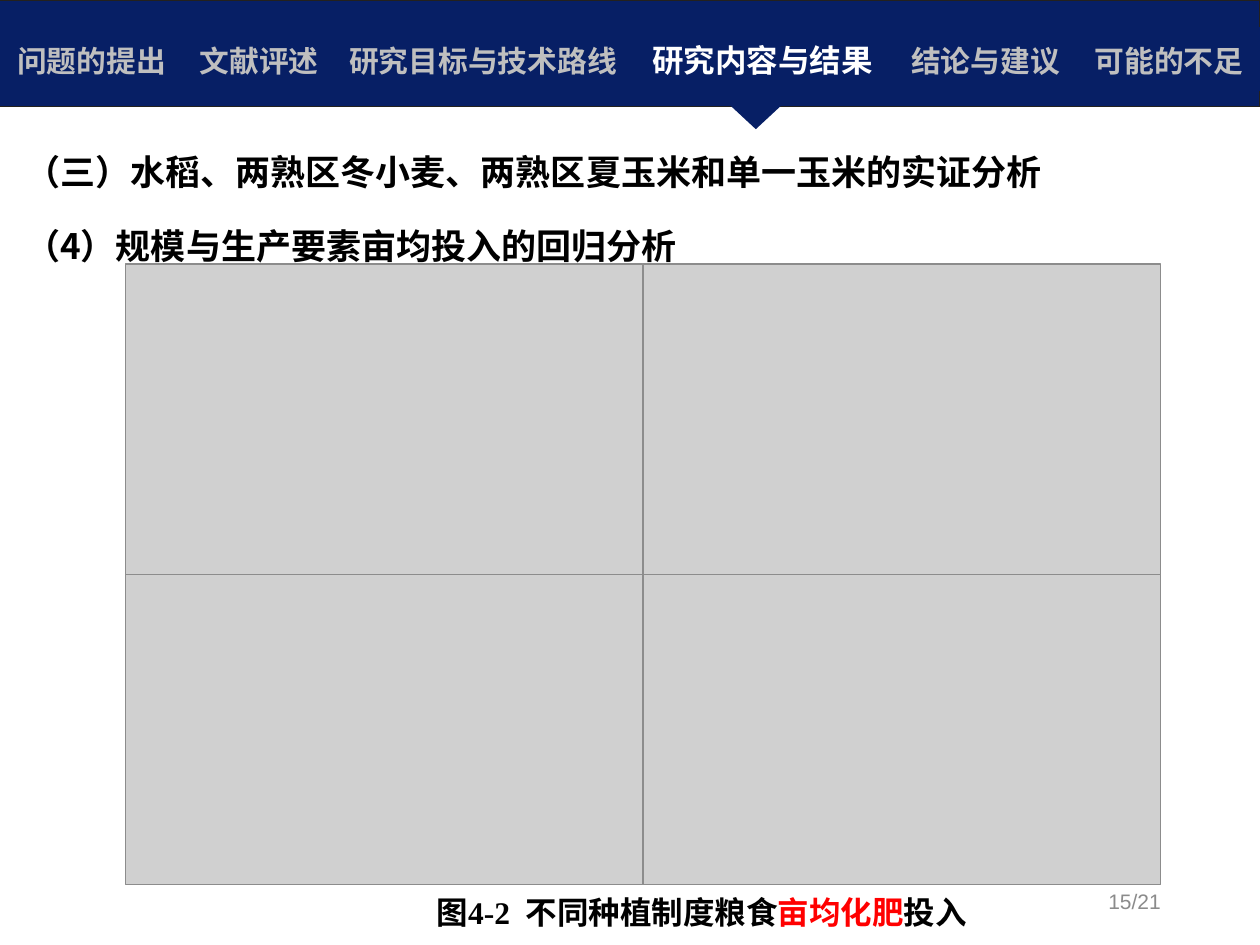
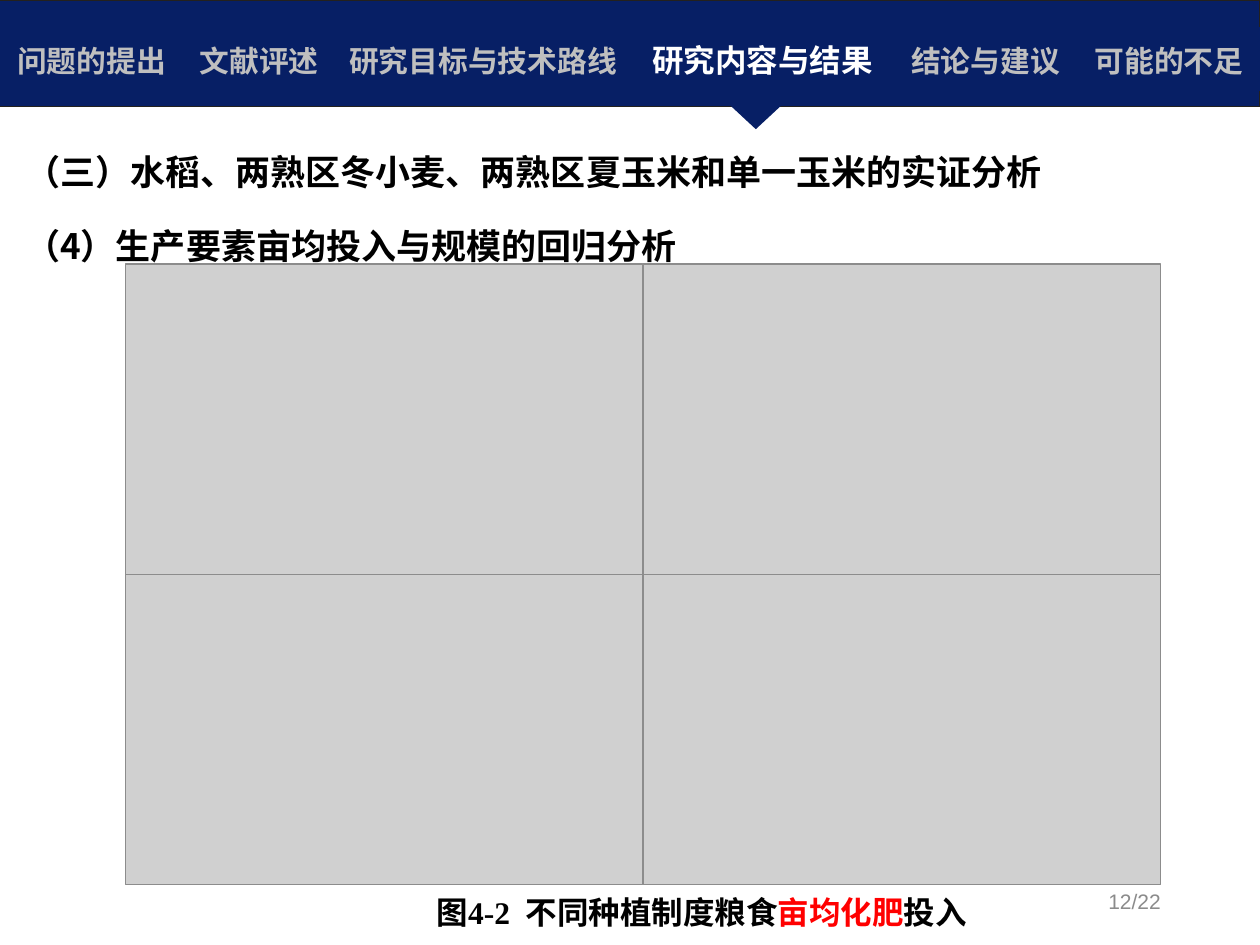
Before and after one commit to Iris0428/IR.Paper, a slide deck: slide 21 of 论文写作/毕业论文修改/S5+10+我国粮食生产率与农地经营规模关系的实证研究.pptx. Drawn at 1260x945 pixels with LibreOffice and Linux fonts; fonts in the diff are those of the drawing; grey boxes stand for pictures; background and template pictures are left out. Boxes give left, top, right and bottom in pixels: in the first picture for what was removed or moved away, otherwise in the second. Text is boxed around its words. In the diff, an @@ line names an element or a change of style, - is before the commit and + after.

```diff
--- a/论文写作/毕业论文修改/S5+10+我国粮食生产率与农地经营规模关系的实证研究.pptx
+++ b/论文写作/毕业论文修改/S5+10+我国粮食生产率与农地经营规模关系的实证研究.pptx
@@ text at bbox=[25, 229, 677, 269]: text changed @@
-（4）规模与生产要素亩均投入的回归分析
+（4）生产要素亩均投入与规模的回归分析
@@ text at bbox=[1108, 894, 1160, 909]: text changed @@
-15/21
+12/22
```
Also in this commit, not shown: 21 other slides changed, 21 other files.
